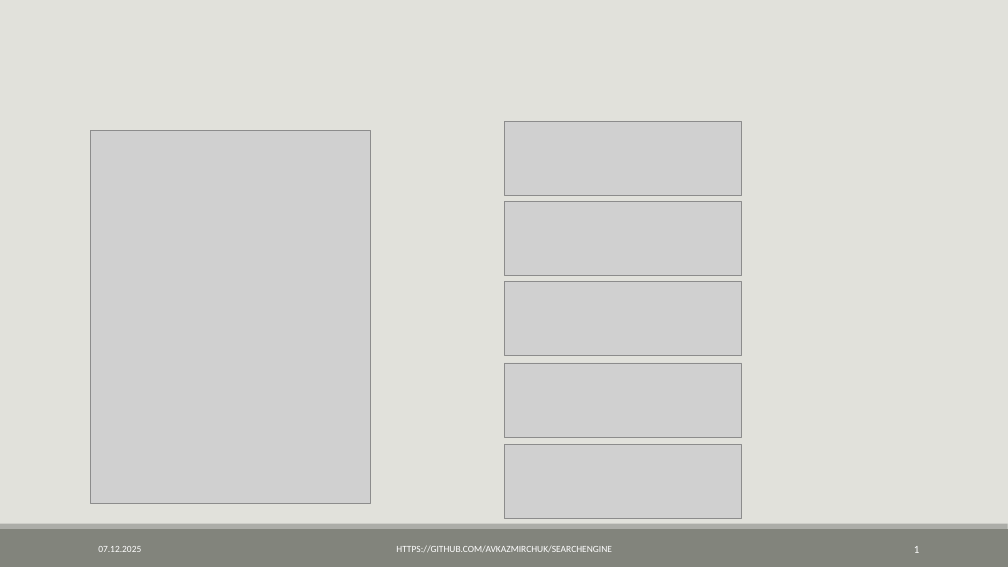
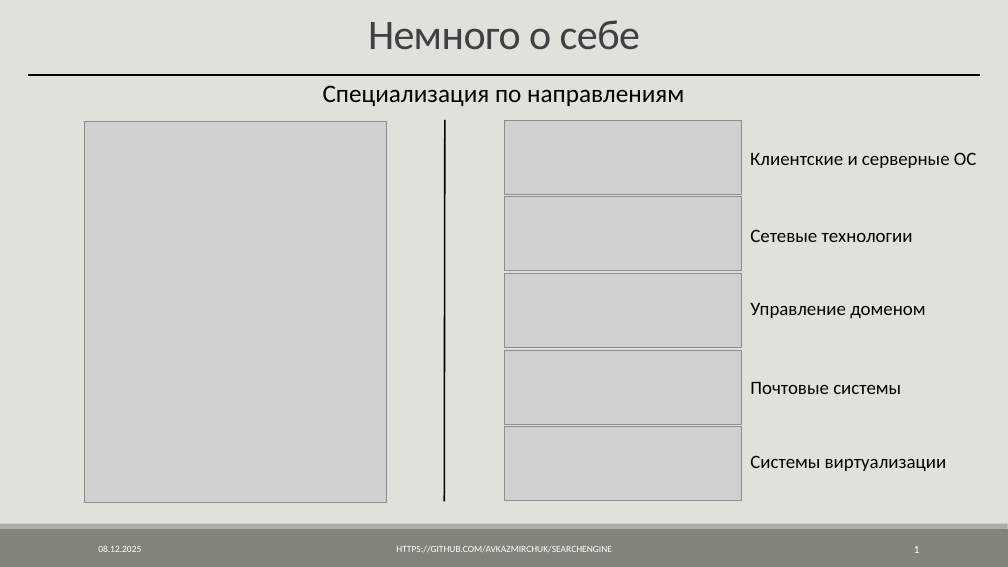
Before and after one commit to AVKazmirchuk/SearchEngine, a slide deck: slide 1 of presentation/защита.pptx. Drawn at 1008x567 pixels with LibreOffice and Linux fonts; fonts in the diff are those of the drawing; grey boxes stand for pictures. Boxes give left, top, right and bottom in pixels: in the first picture for what was removed or moved away, otherwise in the second. Text is boxed around its words. In the diff, an @@ line names an element or a change of style, - is before the commit and + after.

```diff
--- a/presentation/защита.pptx
+++ b/presentation/защита.pptx
@@ text added at bbox=[368, 20, 640, 50], 40 pt, text #404040 @@
+Немного о себе
@@ line added from (29, 75) to (981, 75), #000000 2 pt @@
@@ text added at bbox=[323, 85, 684, 106], 24 pt, text #000000 @@
+Специализация по направлениям
@@ picture: place and size @@
-picture at bbox=[91, 130, 371, 504]
+picture at bbox=[85, 121, 386, 502]
@@ line added from (445, 120) to (445, 501), #000000 1.5 pt @@
@@ text added at bbox=[750, 152, 977, 168], 18 pt, text #000000 @@
+Клиентские и серверные ОС
@@ picture: place and size @@
-picture at bbox=[504, 201, 743, 275]
+picture at bbox=[504, 197, 743, 271]
@@ text added at bbox=[750, 229, 913, 242], 18 pt, text #000000 @@
+Сетевые технологии
@@ picture: place and size @@
-picture at bbox=[504, 281, 743, 355]
+picture at bbox=[504, 273, 743, 347]
@@ text added at bbox=[750, 303, 925, 318], 18 pt, text #000000 @@
+Управление доменом
@@ picture: place and size @@
-picture at bbox=[504, 363, 743, 437]
+picture at bbox=[504, 350, 743, 424]
@@ text added at bbox=[750, 382, 901, 394], 18 pt, text #000000 @@
+Почтовые системы
@@ picture: place and size @@
-picture at bbox=[504, 445, 743, 519]
+picture at bbox=[504, 426, 743, 501]
@@ text added at bbox=[750, 455, 947, 471], 18 pt, text #000000 @@
+Системы виртуализации
```
Also in this commit, not shown: 25 other slides changed, 6 other files.
